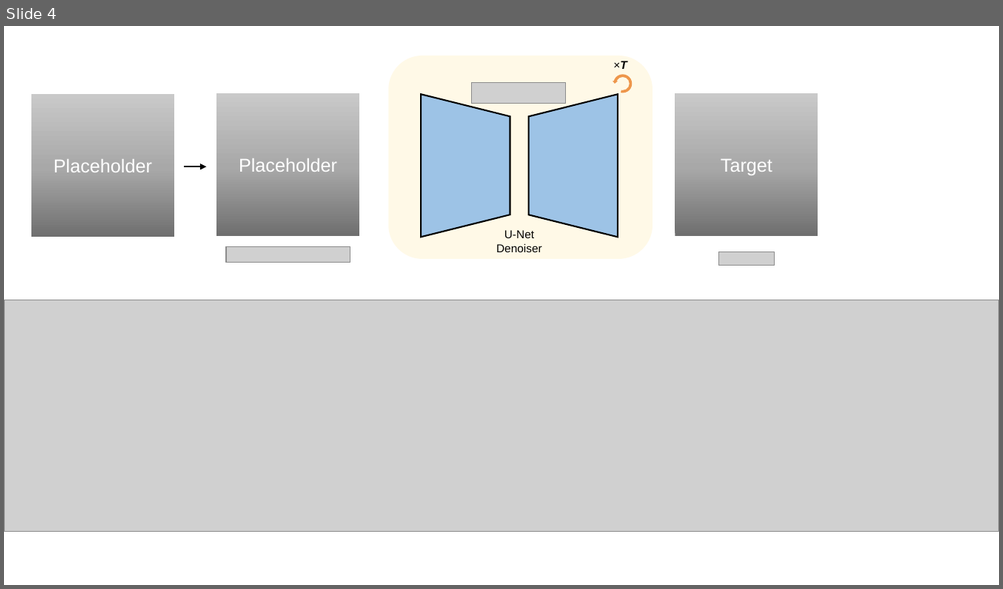
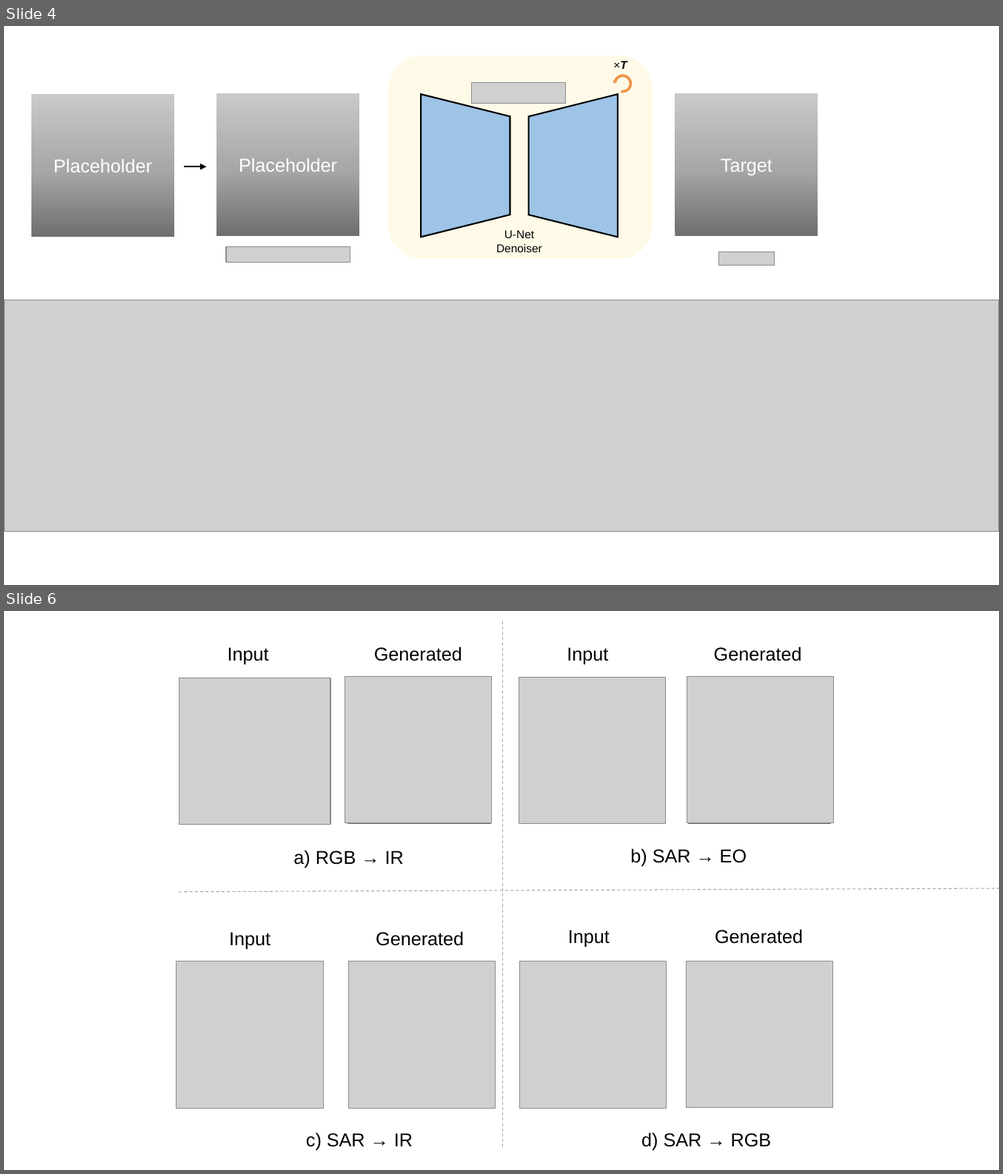
Before and after one commit to Bili-Sakura/4th-MAVIC-T, a slide deck: manuscripts/submission/figures/Figures.pptx. Shown one above the other, each under a label of ours: slide 4 before the commit, slides 4 and 6 after it; the slides between them are not shown. The pictures are 1003x589 and 1003x1174 pixels, drawn with LibreOffice and Linux fonts; fonts in the diff are those of the drawing; grey boxes stand for pictures; background and template pictures are left out. Boxes give left, top, right and bottom in pixels: in the first picture for what was removed or moved away, otherwise in the second. Text is boxed around its words. In the diff, an @@ line names an element or a change of style, - is before the commit and + after.

```diff
--- a/manuscripts/submission/figures/Figures.pptx
+++ b/manuscripts/submission/figures/Figures.pptx
@@ slide 6 added at box(4, 611, 999, 1170), background #FFFFFF @@
@@ line added from (503, 621) to (503, 1148), #A5A5A5 0.75 pt dashed @@
@@ text added at box(227, 647, 269, 664), 18 pt, text #000000 @@
+Input
@@ text added at box(374, 647, 462, 661), 18 pt, text #000000 @@
+Generated
@@ text added at box(566, 647, 608, 664), 18 pt, text #000000 @@
+Input
@@ text added at box(714, 647, 802, 661), 18 pt, text #000000 @@
+Generated
@@ picture added at box(345, 677, 492, 823) @@
@@ picture added at box(687, 677, 834, 823) @@
@@ rectangle added at box(179, 681, 322, 824), fill gradient #6F6F6F to #A8A8A8 to #C9C9C9 @@
@@ picture added at box(179, 678, 330, 825) @@
@@ rectangle added at box(348, 681, 491, 824), fill gradient #6F6F6F to #A8A8A8 to #C9C9C9 @@
@@ rectangle added at box(519, 681, 662, 824), fill gradient #6F6F6F to #A8A8A8 to #C9C9C9 @@
@@ picture added at box(519, 678, 666, 824) @@
@@ rectangle added at box(688, 681, 831, 824), fill gradient #6F6F6F to #A8A8A8 to #C9C9C9 @@
@@ text added at box(293, 850, 404, 869), 18 pt, text #000000 @@
+a) RGB → IR
@@ text added at box(630, 849, 746, 867), 18 pt, text #000000 @@
+b) SAR → EO
@@ line added from (179, 892) to (999, 888), #A5A5A5 0.75 pt dashed @@
@@ text added at box(229, 932, 270, 949), 18 pt, text #000000 @@
+Input
@@ text added at box(375, 931, 464, 946), 18 pt, text #000000 @@
+Generated
@@ text added at box(568, 930, 609, 948), 18 pt, text #000000 @@
+Input
@@ text added at box(714, 929, 802, 944), 18 pt, text #000000 @@
+Generated
@@ picture added at box(176, 962, 324, 1109) @@
@@ picture added at box(349, 962, 495, 1109) @@
@@ picture added at box(520, 962, 666, 1109) @@
@@ picture added at box(686, 962, 833, 1109) @@
@@ rectangle added at box(179, 966, 323, 1110), fill gradient #6F6F6F to #A8A8A8 to #C9C9C9 @@
@@ rectangle added at box(348, 966, 491, 1110), fill gradient #6F6F6F to #A8A8A8 to #C9C9C9 @@
@@ rectangle added at box(520, 966, 663, 1110), fill gradient #6F6F6F to #A8A8A8 to #C9C9C9 @@
@@ rectangle added at box(689, 966, 832, 1110), fill gradient #6F6F6F to #A8A8A8 to #C9C9C9 @@
@@ text added at box(306, 1133, 412, 1151), 18 pt, text #000000 @@
+c) SAR → IR
@@ text added at box(641, 1133, 771, 1151), 18 pt, text #000000 @@
+d) SAR → RGB
```
Also in this commit, not shown: 4 other files.
